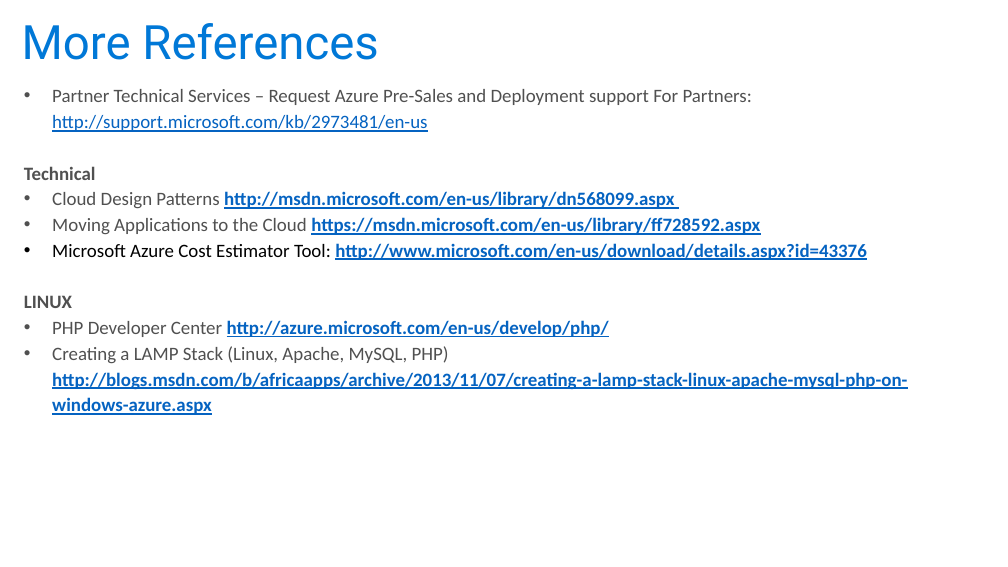
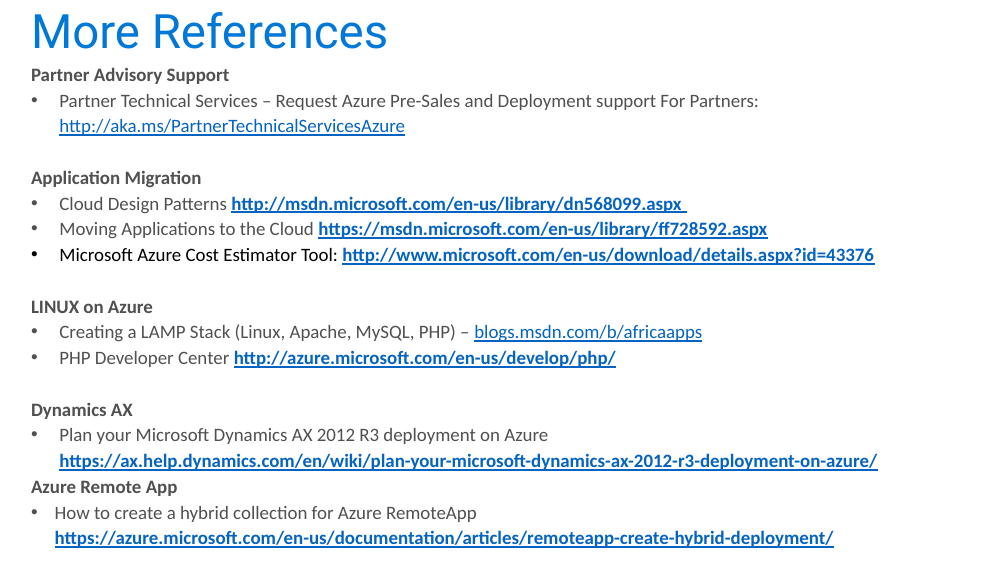
Before and after one commit to kulado/azure-starterkits, a slide deck: slide 5 of Content/Starter Kit - AppServer/0 - StarterKit - One Slide Azure App Server.pptx (slide 4 before the commit). Drawn at 1008x567 pixels with LibreOffice and Linux fonts; fonts in the diff are those of the drawing. Boxes give left, top, right and bottom in pixels: in the first picture for what was removed or moved away, otherwise in the second. Text is boxed around its words. In the diff, an @@ line names an element or a change of style, - is before the commit and + after.

Commit message:
Added Remote App, Dynamics AX, Reviewed Visio Files
Added Remote App, Dynamics AX, Reviewed Visio Files

```diff
--- a/Content/Starter Kit - AppServer/0 - StarterKit - One Slide Azure App Server.pptx
+++ b/Content/Starter Kit - AppServer/0 - StarterKit - One Slide Azure App Server.pptx
@@ title "More References": place and size @@
-title "More References" at [22,23,378,60]
+title "More References" at [31,12,388,49]
@@ text "Partner Advisory Support": place and size @@
-text "Partner Advisory Support" at [24,89,907,415]
+text "Partner Advisory Support" at [31,67,877,548]
@@ text at [31,67,759,187]: text changed @@
-• Partner Technical Services – Request Azure Pre-Sales and Deployment support For Partners: http://support.microsoft.com/kb/2973481/en-us
-Technical
+Partner Advisory Support
+• Partner Technical Services – Request Azure Pre-Sales and Deployment support For Partners: http://aka.ms/PartnerTechnicalServicesAzure
+Application Migration
@@ text at [31,300,702,342]: text changed; bold off @@
-LINUX
+LINUX on Azure
+• Creating a LAMP Stack (Linux, Apache, MySQL, PHP) – blogs.msdn.com/b/africaapps
@@ text at [31,403,877,548]: text changed @@
-• Creating a LAMP Stack (Linux, Apache, MySQL, PHP) http://blogs.msdn.com/b/africaapps/archive/2013/11/07/creating-a-lamp-stack-linux-apache-mysql-php-on-windows-azure.aspx
+Dynamics AX
+• Plan your Microsoft Dynamics AX 2012 R3 deployment on Azure
+  https://ax.help.dynamics.com/en/wiki/plan-your-microsoft-dynamics-ax-2012-r3-deployment-on-azure/
+Azure Remote App
+• How to create a hybrid collection for Azure RemoteApp https://azure.microsoft.com/en-us/documentation/articles/remoteapp-create-hybrid-deployment/
```
Also in this commit, not shown: 3 other slides changed, 2 slides added, 11 other files.
